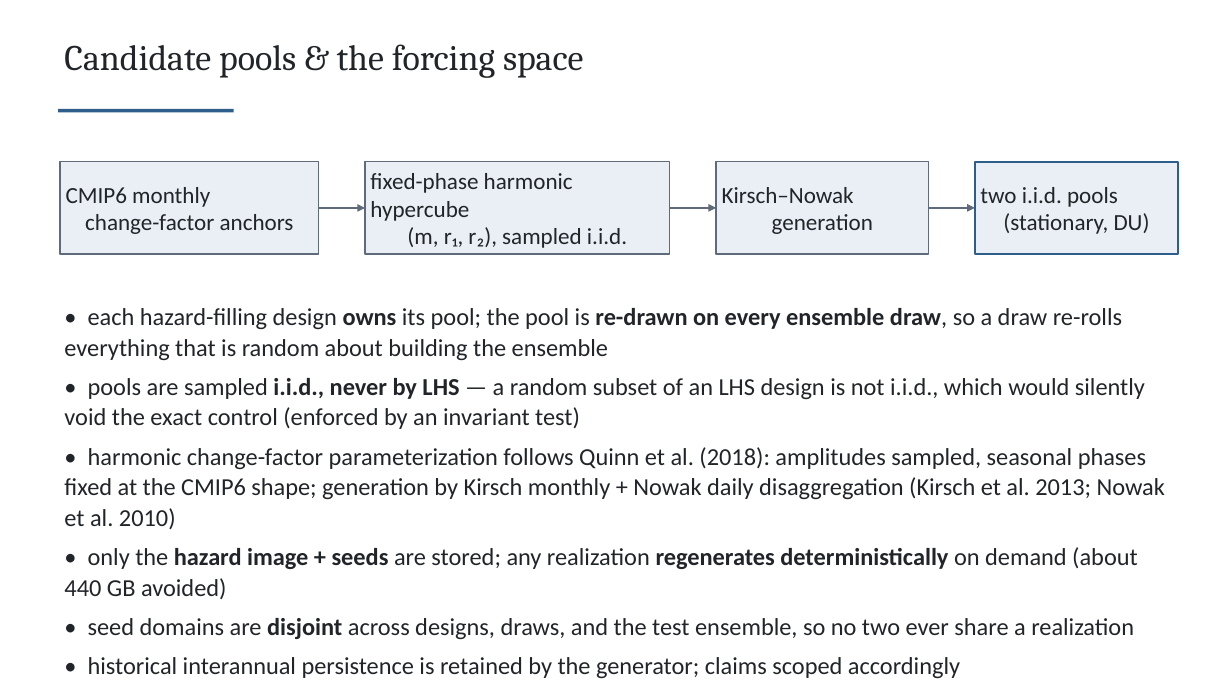
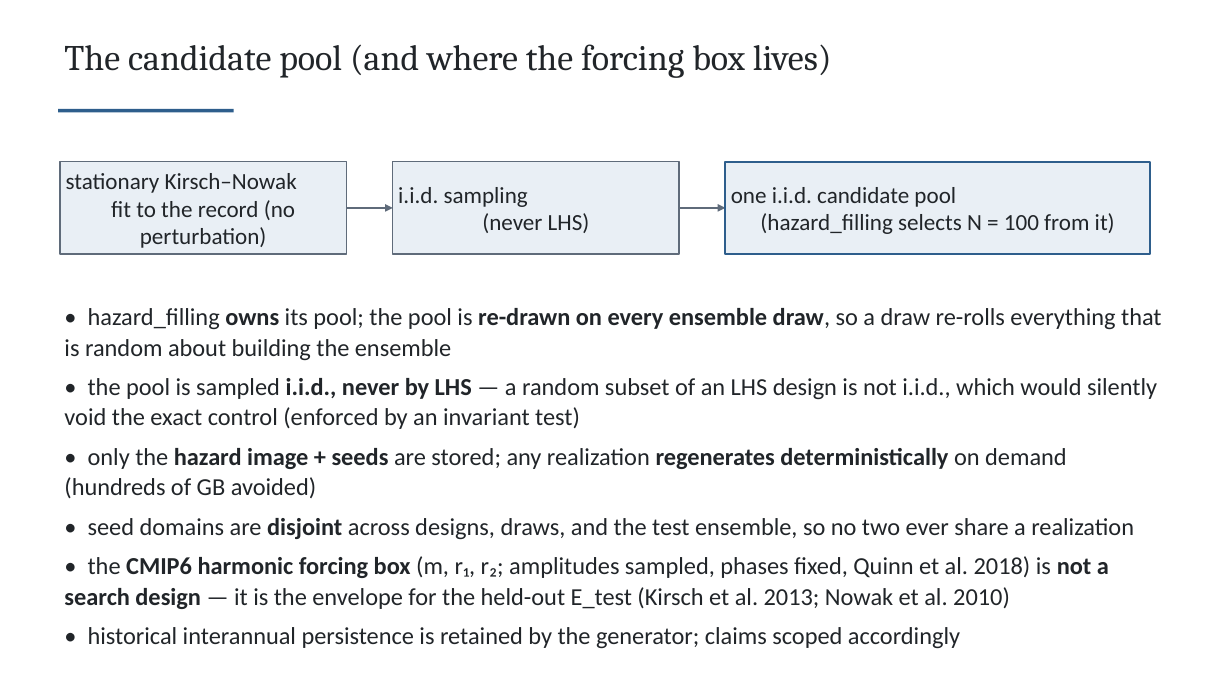
Before and after one commit to TrevorJA/NYCOptimization, a slide deck: slide 18 of docs/NYCOptimization_project_proposal_and_motivation_CLAUDE.pptx. Drawn at 1232x693 pixels with LibreOffice and Linux fonts; fonts in the diff are those of the drawing. Boxes give left, top, right and bottom in pixels: in the first picture for what was removed or moved away, otherwise in the second. Text is boxed around its words. In the diff, an @@ line names an element or a change of style, - is before the commit and + after.

```diff
--- a/docs/NYCOptimization_project_proposal_and_motivation_CLAUDE.pptx
+++ b/docs/NYCOptimization_project_proposal_and_motivation_CLAUDE.pptx
@@ text at [64,44,832,78]: text changed @@
-Candidate pools & the forcing space
+The candidate pool (and where the forcing box lives)
@@ rectangle "stationary Kirsch–Nowak fit to the ...": place and size @@
-rectangle "stationary Kirsch–Nowak fit to the ..." at [60,162,319,254]
+rectangle "stationary Kirsch–Nowak fit to the ..." at [60,162,347,254]
@@ text in rectangle at [66,173,297,248]: text changed @@
-CMIP6 monthly
-change-factor anchors
+stationary Kirsch–Nowak
+fit to the record (no perturbation)
@@ rectangle "i.i.d. sampling (never LHS)": place and size @@
-rectangle "i.i.d. sampling (never LHS)" at [365,162,670,254]
+rectangle "i.i.d. sampling (never LHS)" at [393,162,679,254]
@@ rectangle "one i.i.d. candidate pool (hazard_filling ...": place and size @@
-rectangle "one i.i.d. candidate pool (hazard_filling ..." at [716,162,929,254]
+rectangle "one i.i.d. candidate pool (hazard_filling ..." at [726,162,1151,254]
@@ rectangle "one i.i.d. candidate pool (hazard_filling ..." at [726,162,1151,254]: outline #5F6B7A 1 pt to #2E5E8C 1.5 pt @@
@@ rectangle removed at [975,162,1178,254] @@
-two i.i.d. pools
-(stationary, DU)
@@ arrow moved from (319, 208) - (365, 208) to (347, 208) - (393, 208) @@
@@ text in rectangle at [398,187,590,233]: text changed @@
-fixed-phase harmonic hypercube
-(m, r₁, r₂), sampled i.i.d.
+i.i.d. sampling
+(never LHS)
@@ arrow moved from (670, 208) - (716, 208) to (679, 208) - (726, 208) @@
@@ text in rectangle at [731,187,1115,234]: text changed @@
-Kirsch–Nowak
-generation
+one i.i.d. candidate pool
+(hazard_filling selects N = 100 from it)
@@ arrow removed from (929, 208) to (975, 208) @@
@@ text at [64,308,1161,498]: text changed @@
-• each hazard-filling design owns its pool; the pool is re-drawn on every ensemble draw, so a draw re-rolls everything that is random about building the ensemble
-• pools are sampled i.i.d., never by LHS — a random subset of an LHS design is not i.i.d., which would silently void the exact control (enforced by an invariant test)
-• harmonic change-factor parameterization follows Quinn et al. (2018): amplitudes sampled, seasonal phases fixed at the CMIP6 shape; generation by Kirsch monthly + Nowak daily disaggregation (Kirsch et al. 2013; Nowak et al. 2010)
-• only the hazard image + seeds are stored; any realization regenerates deterministically on demand (about 440 GB avoided)
+• hazard_filling owns its pool; the pool is re-drawn on every ensemble draw, so a draw re-rolls everything that is random about building the ensemble
+• the pool is sampled i.i.d., never by LHS — a random subset of an LHS design is not i.i.d., which would silently void the exact control (enforced by an invariant test)
+• only the hazard image + seeds are stored; any realization regenerates deterministically on demand (hundreds of GB avoided)
@@ text at [64,556,1109,609]: paragraph added @@
+• the CMIP6 harmonic forcing box (m, r₁, r₂; amplitudes sampled, phases fixed, Quinn et al. 2018) is not a search design — it is the envelope for the held-out E_test (Kirsch et al. 2013; Nowak et al. 2010)
```
Also in this commit, not shown: 21 other slides changed, 1 slide added, 1 slide removed, 11 other files.
